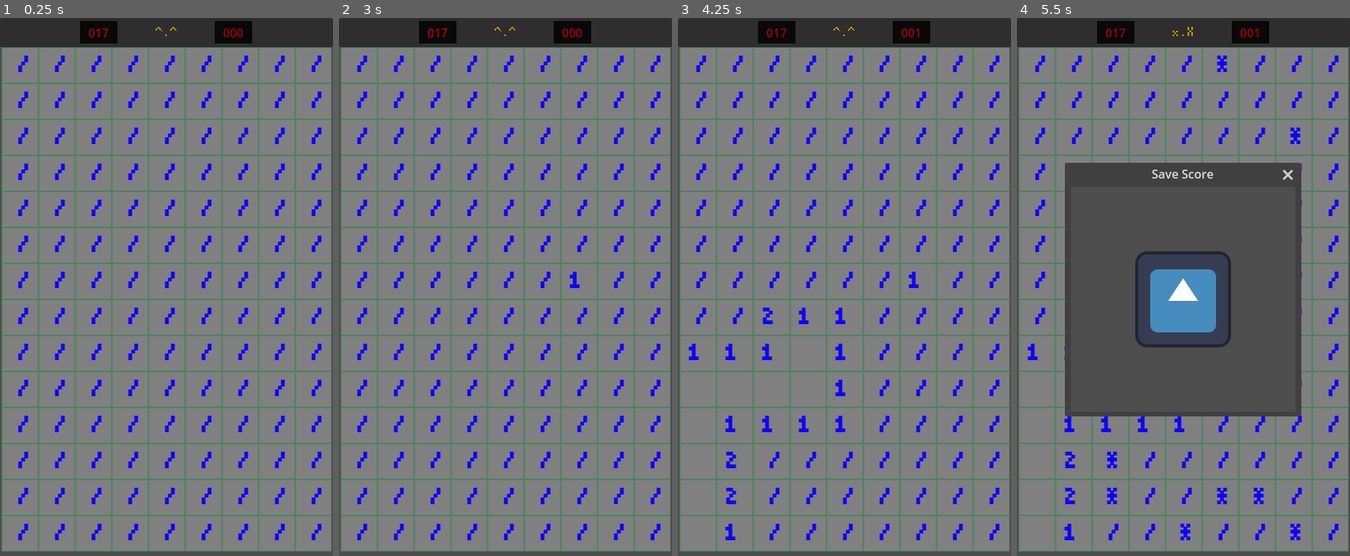
Above: before the commit, frames 1-4 (left to right).
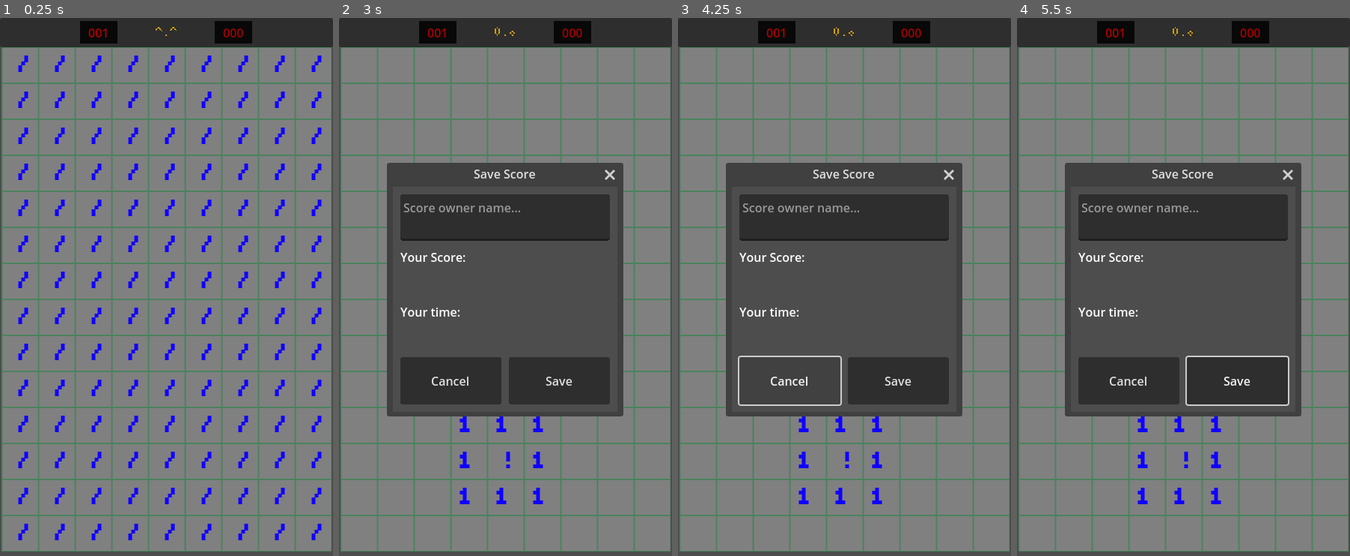
Above: after the commit, the same moments.

Repository: YAS-mobile-apps/YAS-minesweeper
Game: Godot game, scene res://scenes/main.tscn
Same seed, same stepped clock (60 frames per second), same inputs: the game is played once before the commit and once after it. The engine's default icon, where the game draws it, is replaced by a stand-in: a white triangle on a blue panel in a dark square.
Inputs (mouse positions are in pixels of both pictures, inside the frame that each line leads up to):
- Up to frame 1 (0.25 s): no input
- Up to frame 2 (3 s): click (505, 34) at 0.5 s; click (505, 34) at 1.25 s; click (505, 34) at 2 s; tap Enter at 2.75 s; move the mouse to (578, 270) at 2.77 s; click (578, 270) at 2.92 s
- Up to frame 3 (4.25 s): click (791, 378) at 3.5 s, where only the run after the commit has a clickable "Cancel"
- Up to frame 4 (5.5 s): click (1236, 378) at 4.25 s, where only the run after the commit has a clickable "Save"; tap Space at 5 s; move the mouse to (1116, 330) at 5.02 s; click (1116, 330) at 5.17 s

The runs differ from the first frame. In frame 1, less than 0.1% of the frame differs, in the area x 28-33%, y 1-4%; in frame 2, 37%, in the area x 5-97%, y 1-98%; in frame 3, 37%; in frame 4, 18%.

Commit message:
First steps to implement a score table

Diff:
--- a/scenes/main.tscn
+++ b/scenes/main.tscn
@@ -46,7 +46,7 @@
 script = ExtResource("3_m6pnu")
 columns = 14
 rows = 9
-existing_mines = 17
+existing_mines = 1
 game_state_view = NodePath("../GameStateView")
 
 [node name="GameStateView" parent="." node_paths=PackedStringArray("mine_grid", "sweeper_ui") instance=ExtResource("4_5tf64")]
--- a/scenes/sweeper_ui.tscn
+++ b/scenes/sweeper_ui.tscn
@@ -1,10 +1,11 @@
-[gd_scene load_steps=8 format=3 uid="uid://g74kfk2mcvx8"]
+[gd_scene load_steps=9 format=3 uid="uid://g74kfk2mcvx8"]
 
 [ext_resource type="Script" path="res://scripts/SweeperUi.gd" id="1_apilf"]
 [ext_resource type="Script" path="res://scripts/UIMarginContainer.gd" id="2_jrgtn"]
 [ext_resource type="Texture2D" uid="uid://cewyd38vautxy" path="res://assets/tiles/button_smile.png" id="2_l2o6o"]
 [ext_resource type="Texture2D" uid="uid://dxeuk57gdm7rv" path="res://assets/tiles/button_smile_click.png" id="3_p2lca"]
 [ext_resource type="Texture2D" uid="uid://bgqfjykm0qsii" path="res://assets/icon.svg" id="5_dfxh1"]
+[ext_resource type="Script" path="res://scripts/SaveScoreWindow.gd" id="5_ypgx0"]
 
 [sub_resource type="StyleBoxFlat" id="StyleBoxFlat_must1"]
 bg_color = Color(0.0313726, 0.0313726, 0.0313726, 1)
@@ -101,11 +102,72 @@
 initial_position = 2
 size = Vector2i(300, 300)
 visible = false
+script = ExtResource("5_ypgx0")
 
-[node name="Camera2D" type="Camera2D" parent="Save Score window"]
+[node name="MarginContainer" type="MarginContainer" parent="Save Score window"]
+anchors_preset = 15
+anchor_right = 1.0
+anchor_bottom = 1.0
+grow_horizontal = 2
+grow_vertical = 2
+size_flags_horizontal = 3
+size_flags_vertical = 3
+theme_override_constants/margin_left = 10
+theme_override_constants/margin_top = 10
+theme_override_constants/margin_right = 10
+theme_override_constants/margin_bottom = 10
 
-[node name="Sprite2D" type="Sprite2D" parent="Save Score window/Camera2D"]
-texture = ExtResource("5_dfxh1")
+[node name="VBoxContainer" type="VBoxContainer" parent="Save Score window/MarginContainer"]
+layout_mode = 2
+size_flags_horizontal = 3
+size_flags_vertical = 3
+theme_override_constants/separation = 10
+alignment = 1
+
+[node name="CurrentUserName" type="HBoxContainer" parent="Save Score window/MarginContainer/VBoxContainer"]
+layout_mode = 2
+size_flags_vertical = 3
+
+[node name="TextEdit" type="TextEdit" parent="Save Score window/MarginContainer/VBoxContainer/CurrentUserName"]
+layout_mode = 2
+size_flags_horizontal = 3
+placeholder_text = "Score owner name..."
+
+[node name="CurrentScore" type="HBoxContainer" parent="Save Score window/MarginContainer/VBoxContainer"]
+layout_mode = 2
+size_flags_vertical = 3
+
+[node name="RichTextLabel" type="RichTextLabel" parent="Save Score window/MarginContainer/VBoxContainer/CurrentScore"]
+layout_mode = 2
+size_flags_horizontal = 3
+text = "Your Score:"
+
+[node name="CurrentTime" type="HBoxContainer" parent="Save Score window/MarginContainer/VBoxContainer"]
+layout_mode = 2
+size_flags_vertical = 3
+
+[node name="RichTextLabel" type="RichTextLabel" parent="Save Score window/MarginContainer/VBoxContainer/CurrentTime"]
+layout_mode = 2
+size_flags_horizontal = 3
+text = "Your time:"
+
+[node name="SaveScoreOrCancel" type="HBoxContainer" parent="Save Score window/MarginContainer/VBoxContainer"]
+layout_mode = 2
+size_flags_vertical = 3
+theme_override_constants/separation = 10
+
+[node name="CancelButton" type="Button" parent="Save Score window/MarginContainer/VBoxContainer/SaveScoreOrCancel"]
+layout_mode = 2
+size_flags_horizontal = 3
+text = "Cancel"
+
+[node name="SaveButton" type="Button" parent="Save Score window/MarginContainer/VBoxContainer/SaveScoreOrCancel"]
+layout_mode = 2
+size_flags_horizontal = 3
+text = "Save"
+
+[node name="Camera2D" type="Camera2D" parent="."]
+visible = false
 
 [node name="List Score window" type="Window" parent="."]
 unique_name_in_owner = true
--- a/scripts/GameStateView.gd
+++ b/scripts/GameStateView.gd
@@ -27,13 +27,13 @@
 
 
 func on_game_lost():
+	timer.stop()
 	sweeper_ui.game_lost()
-	timer.stop()
 
 
 func on_game_won():
-	sweeper_ui.game_won()
 	timer.stop()
+	sweeper_ui.game_won(time_elapsed)
 
 
 func on_game_start():
--- a/scripts/MineSweeperTileMap.gd
+++ b/scripts/MineSweeperTileMap.gd
@@ -48,7 +48,7 @@
 var first_move: bool = false
 var placed_flags: int = 0
 var cells_open: int = 0
-var board_score = 0
+var board_3bv_score: int = 0
 
 
 func get_tile_range() -> Array[int]:
@@ -109,7 +109,7 @@
 				while cells_with_mine.has(mine_coords):
 					mine_coords = Vector2i(randi_range(row_start, row_end), randi_range(column_start, column_end))
 				cells_with_mine.append(mine_coords)
-			print(get_board_3bv_score())
+			board_3bv_score = get_board_3bv_score()
 
 	for cell in cells_with_mine:
 		erase_cell(DEFAULT_LAYER, cell)
--- /dev/null
+++ b/scripts/SaveScorePanelContainer.gd
@@ -0,0 +1,11 @@
+extends PanelContainer
+
+
+# Called when the node enters the scene tree for the first time.
+func _ready():
+	pass # Replace with function body.
+
+
+# Called every frame. 'delta' is the elapsed time since the previous frame.
+func _process(delta):
+	pass
--- /dev/null
+++ b/scripts/SaveScoreWindow.gd
@@ -0,0 +1,9 @@
+extends Window
+
+# Called when the node enters the scene tree for the first time.
+func _ready():
+	pass # Replace with function body.
+
+# Called every frame. 'delta' is the elapsed time since the previous frame.
+func _process(delta):
+	pass
--- a/scripts/SweeperUi.gd
+++ b/scripts/SweeperUi.gd
@@ -41,10 +41,9 @@
 
 func game_lost():
 	game_status_button.texture_normal = game_lost_button_texture
-	save_score_window.visible = true
 
 
-func game_won():
+func game_won(time_elapsed):
 	game_status_button.texture_normal = game_won_button_texture
 	save_score_window.visible = true
 
